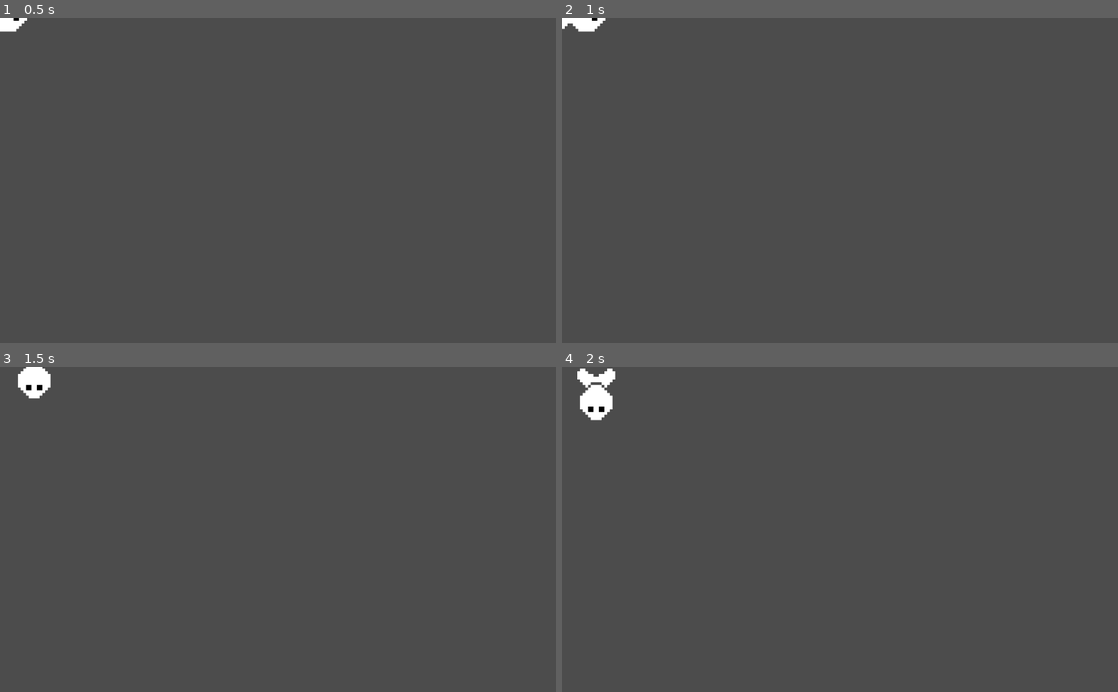
Above: before the commit, frames 1-4 (two rows, left to right).
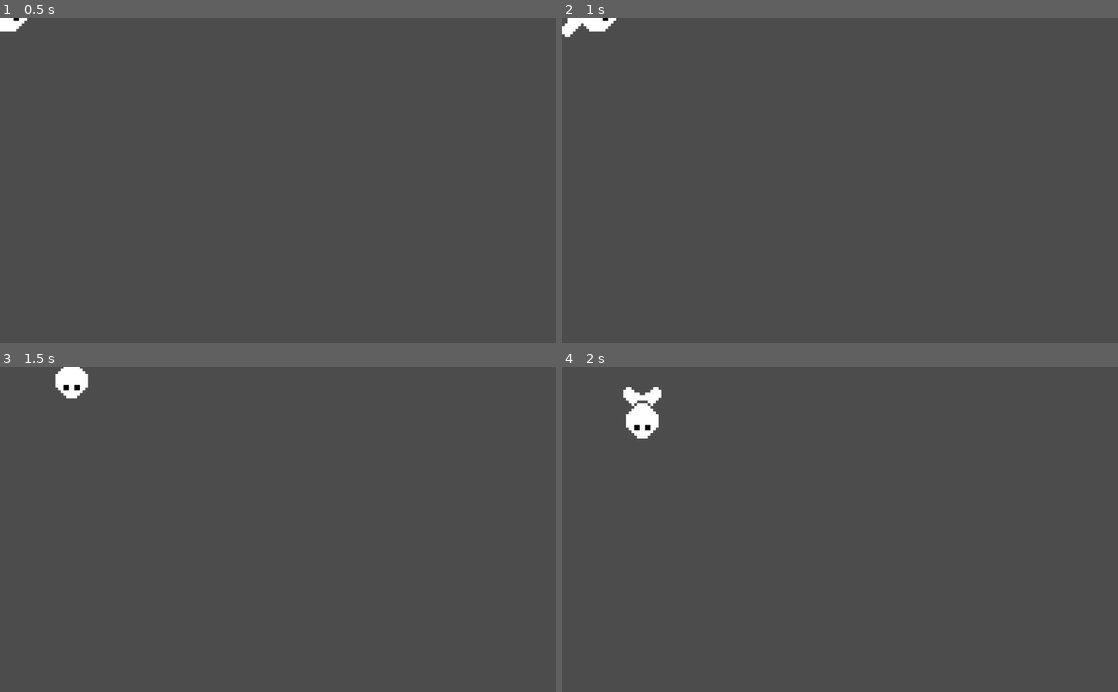
Above: after the commit, the same moments.

Repository: Alaliszon121/BlackAndWhiteGameJam
Game: Godot game, scene res://Player/Player.tscn
Same seed, same stepped clock (60 frames per second), same inputs: the game is played once before the commit and once after it. The project has no main scene, so this scene is started directly.
Inputs:
- Up to frame 1 (0.5 s): no input
- Up to frame 2 (1 s): tap Enter at 0.5 s; hold Right (ui_right) from 0.53 s (still down)
- Up to frame 3 (1.5 s): release Right (ui_right) at 1.28 s; hold Down (ui_down) from 1.28 s (still down)
- Up to frame 4 (2 s): keep holding Down (ui_down)

Frame 1 is identical in both runs. In frame 2, 0.2% of the frame differs, in the area x 0-10%, y 0-6%; in frame 3, 0.9%; in frame 4, 1.5%, in the area x 2-18%, y 0-23%.

Commit message:
movement feeling changed

Diff:
--- a/MazeInTheDeep/Player/Player.gd
+++ b/MazeInTheDeep/Player/Player.gd
@@ -4,8 +4,8 @@
 enum States {WALK}
 var state = States.WALK
 const ACCELERATION = 500
-const SPEED = 80
-const FRICTION = 50
+const SPEED = 180
+const FRICTION = 100
 
 onready var animationTree = $AnimationTree
 onready var animationState = animationTree.get("parameters/playback")
@@ -18,11 +18,9 @@
 		States.WALK:
 			walk_state(delta)
 
-func idle_state(delta):
-	pass
-
 func walk_state(delta):
 	var input_vector = Vector2.ZERO
+
 	input_vector.x = Input.get_action_strength("ui_right") - Input.get_action_strength("ui_left")
 	input_vector.y = Input.get_action_strength("ui_down") - Input.get_action_strength("ui_up")
 
Binary file changed: MazeInTheDeep/ASSETS/player/fish1.png
